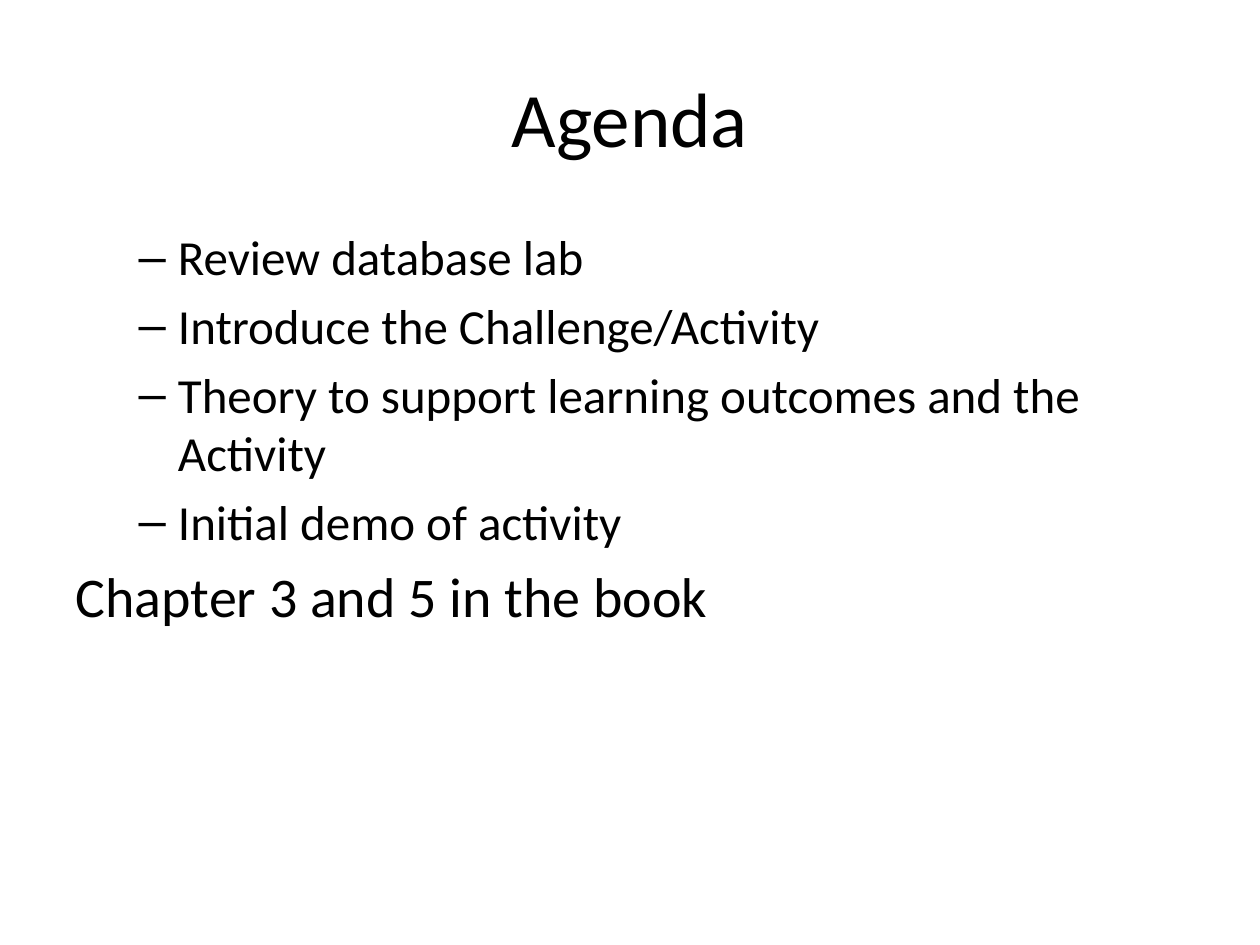
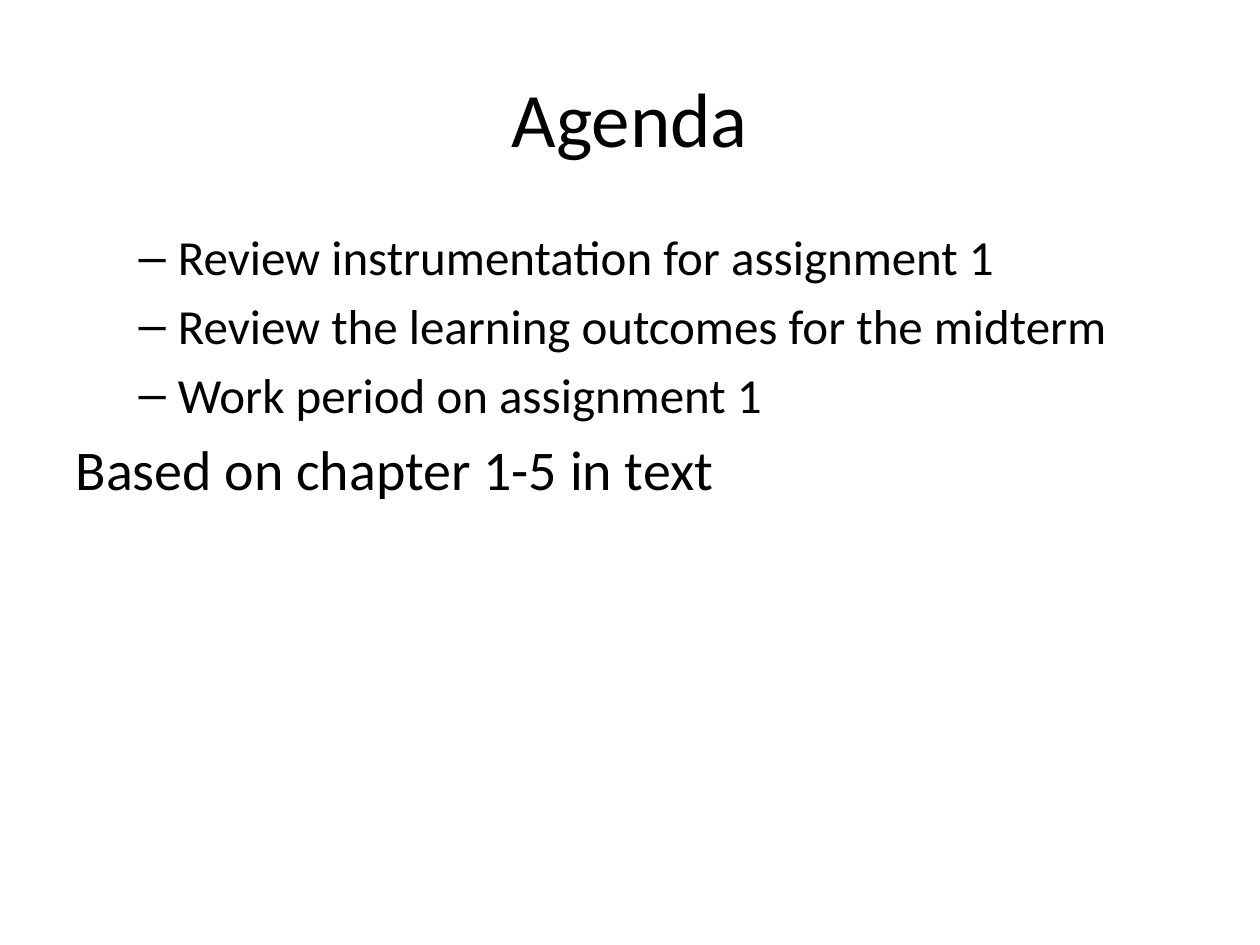
Before and after one commit to rhildred/INFO8985, a slide deck: slide 2 of monolith_analysis/slides.pptx. Drawn at 1260x945 pixels with LibreOffice and Linux fonts; fonts in the diff are those of the drawing. Boxes give left, top, right and bottom in pixels: in the first picture for what was removed or moved away, otherwise in the second. Text is boxed around its words. In the diff, an @@ line names an element or a change of style, - is before the commit and + after.

```diff
--- a/monolith_analysis/slides.pptx
+++ b/monolith_analysis/slides.pptx
@@ text at [76, 241, 1106, 499]: text changed @@
-  – Review database lab
-  – Introduce the Challenge/Activity
-  – Theory to support learning outcomes and the Activity
-  – Initial demo of activity
-Chapter 3 and 5 in the book
+  – Review instrumentation for assignment 1
+  – Review the learning outcomes for the midterm
+  – Work period on assignment 1
+Based on chapter 1-5 in text
```
Also in this commit, not shown: 6 slides added, 3 slides removed, 16 other files.
